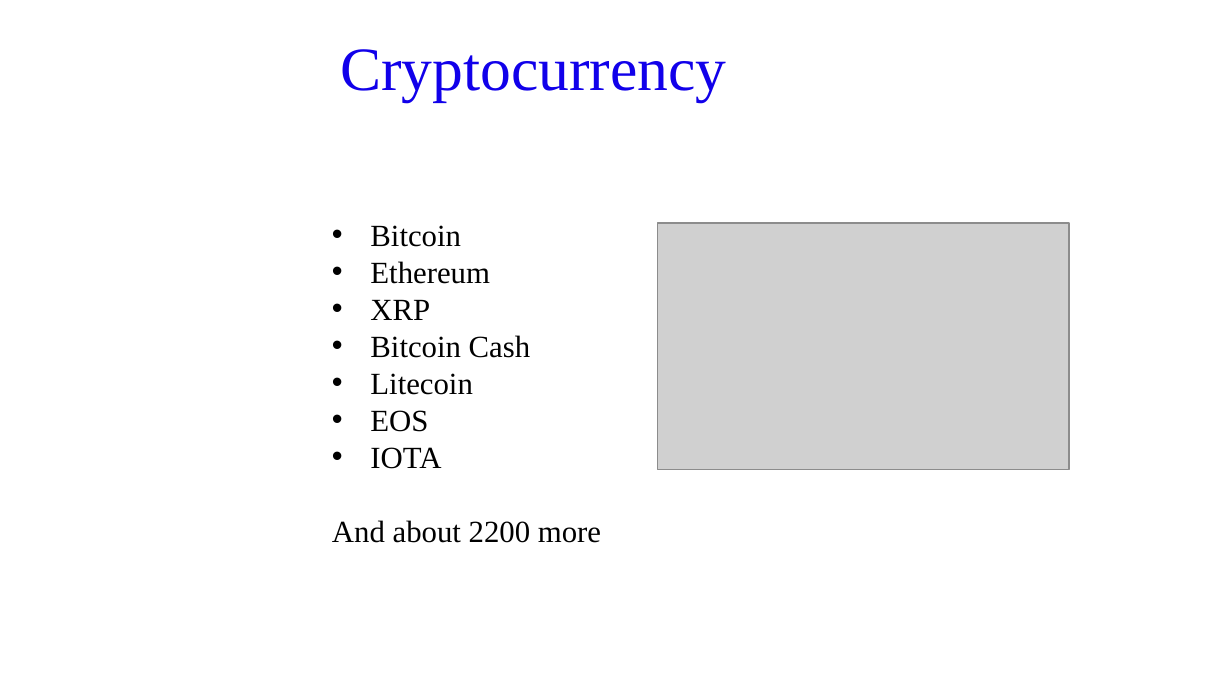
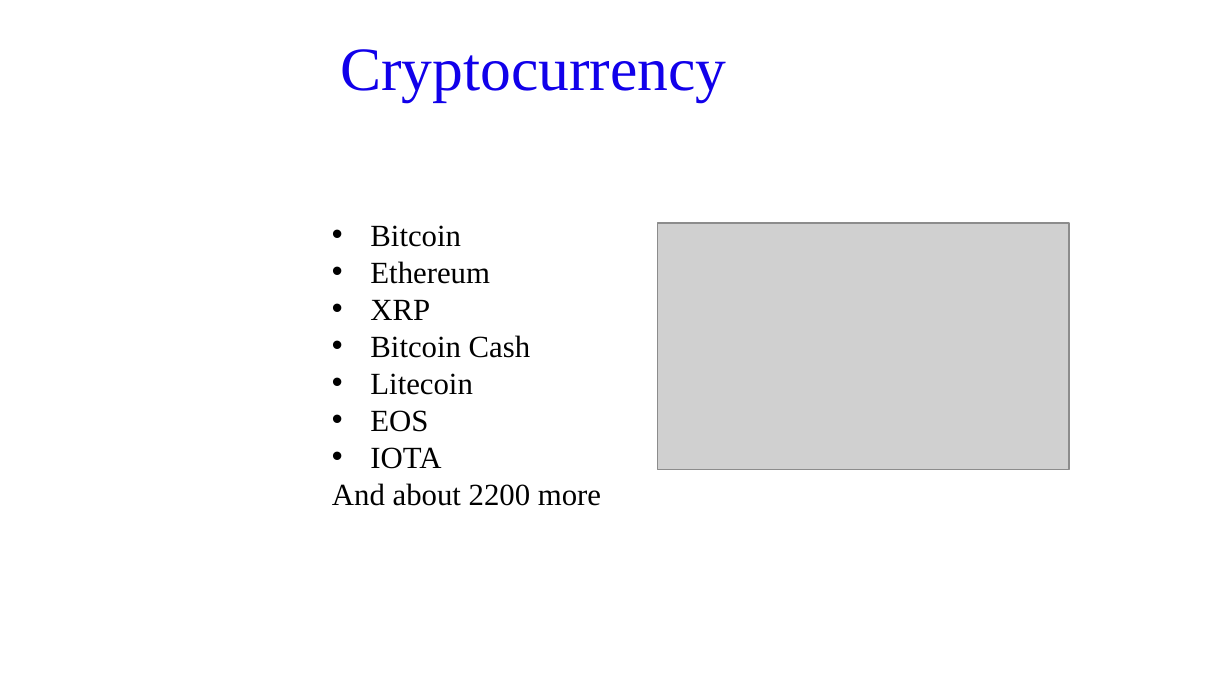
Before and after one commit to FIVIL/KtuPresentation, a slide deck: slide 10 of Blockchain 101.pptx. Drawn at 1232x693 pixels with LibreOffice and Linux fonts; fonts in the diff are those of the drawing; grey boxes stand for pictures; background and template pictures are left out. Boxes give left, top, right and bottom in pixels: in the first picture for what was removed or moved away, otherwise in the second. Text is boxed around its words. In the diff, an @@ line names an element or a change of style, - is before the commit and + after.

Commit message:
BoB

```diff
--- a/Blockchain 101.pptx
+++ b/Blockchain 101.pptx
@@ text "Bitcoin" rewrapped from <box>332,225,601,543</box> to <box>332,225,601,506</box> @@
```
Also in this commit, not shown: 1 slide added.
